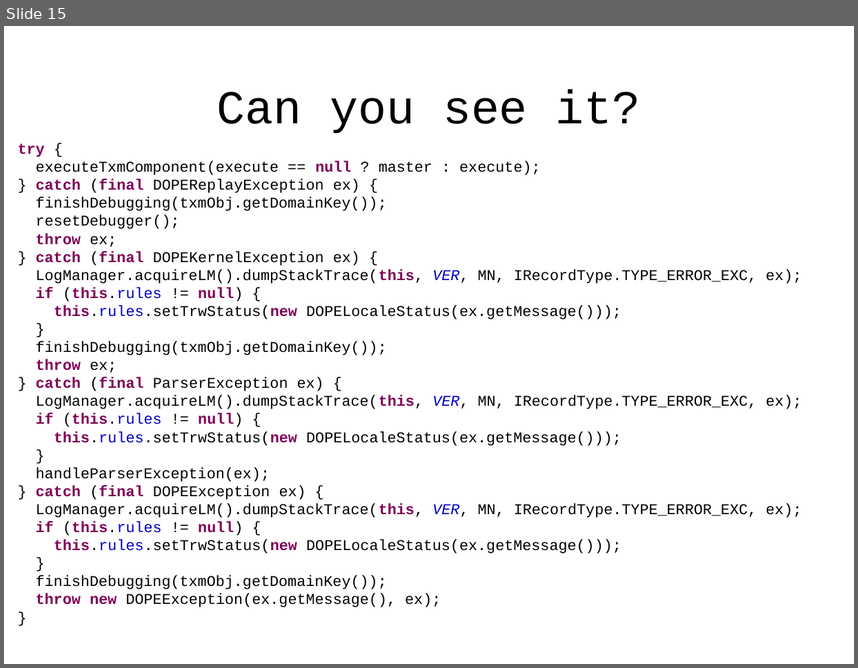
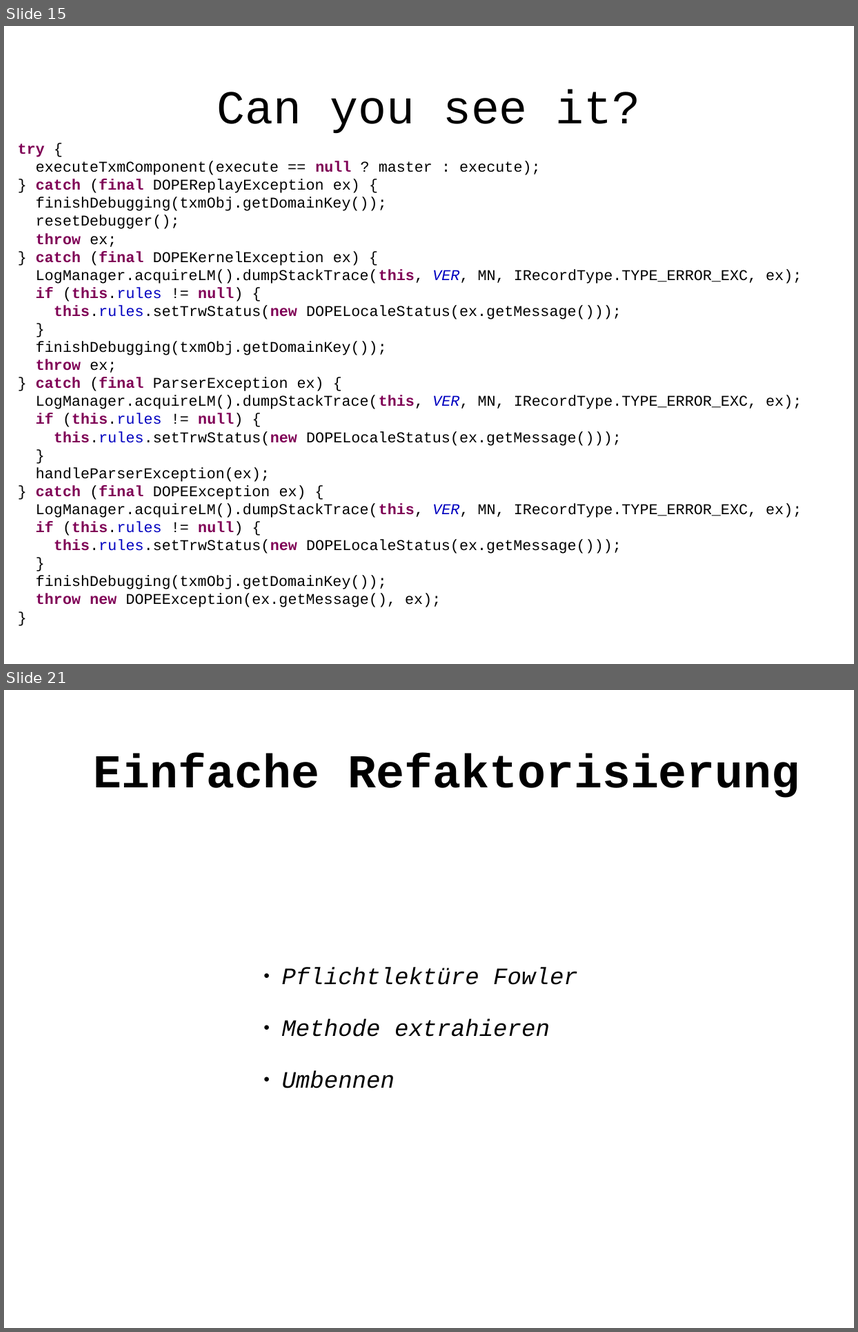
Before and after one commit to Weltraumschaf/Slides, a slide deck: CleanCodeDeveloper/RoterDan1/CCD_Roter_Dan_1.odp. Shown one above the other, each under a label of ours: slide 15 before the commit, slides 15 and 21 after it; the slides between them are not shown. The pictures are 858x668 and 858x1332 pixels, drawn with LibreOffice and Linux fonts; fonts in the diff are those of the drawing. Boxes give left, top, right and bottom in pixels: in the first picture for what was removed or moved away, otherwise in the second. Text is boxed around its words. In the diff, an @@ line names an element or a change of style, - is before the commit and + after.

```diff
--- a/CleanCodeDeveloper/RoterDan1/CCD_Roter_Dan_1.odp
+++ b/CleanCodeDeveloper/RoterDan1/CCD_Roter_Dan_1.odp
@@ slide 21 added at <box>4,690,854,1328</box>, background #FFFFFF @@
@@ title added at <box>94,753,800,798</box>, 44 pt, text #000000, bold @@
+  Einfache Refaktorisierung
@@ text added at <box>282,967,578,1088</box>, 22 pt, text #000000, italic @@
+● Pflichtlektüre Fowler
+● Methode extrahieren
+● Umbennen
```
Also in this commit, not shown: 3 slides changed, 8 other slides added, 3 slides removed, 3 other files.
